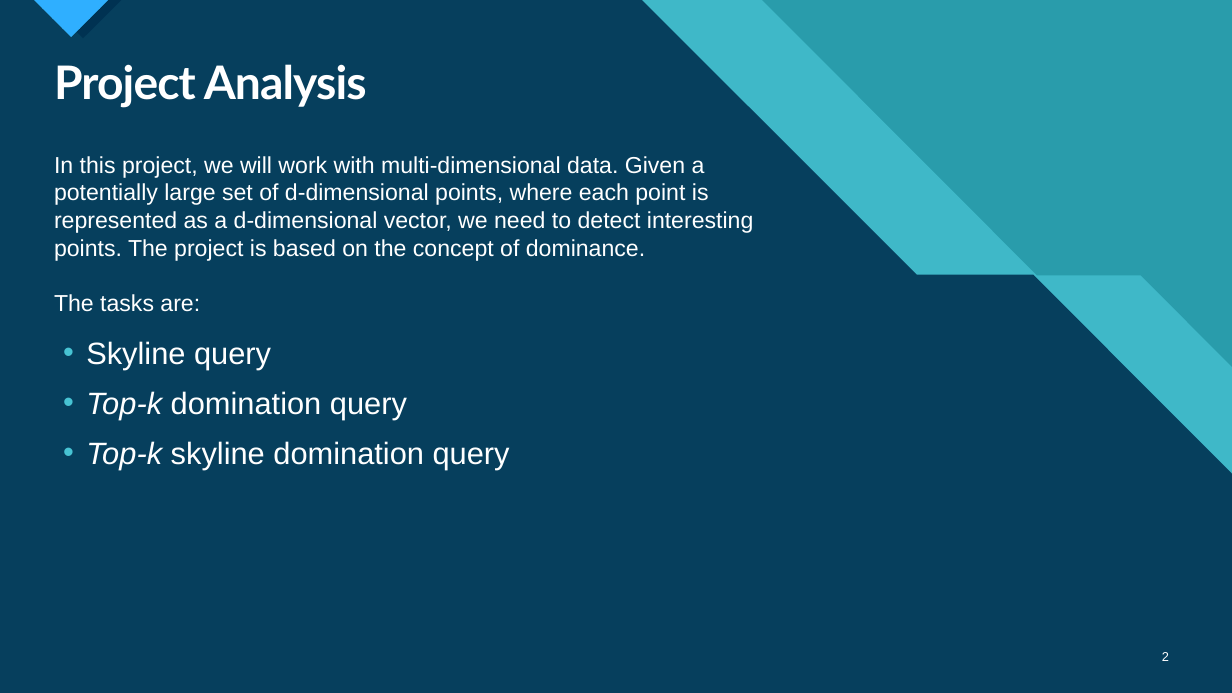
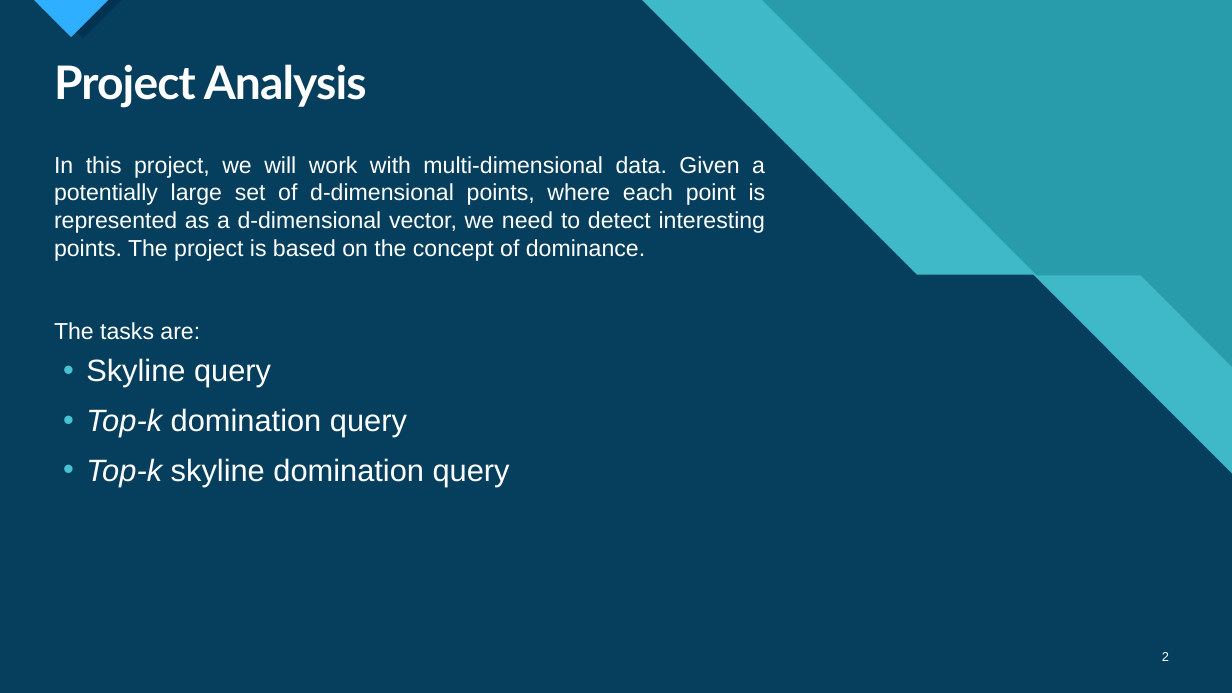
Before and after one commit to MnAppsNet/DominanceQueries, a slide deck: slide 2 of reports/report_presentation.pptx. Drawn at 1232x693 pixels with LibreOffice and Linux fonts; fonts in the diff are those of the drawing; background and template pictures are left out; a plain dark background stands for a picture behind light text. Boxes give left, top, right and bottom in pixels: in the first picture for what was removed or moved away, otherwise in the second. Text is boxed around its words. In the diff, an @@ line names an element or a change of style, - is before the commit and + after.

```diff
--- a/reports/report_presentation.pptx
+++ b/reports/report_presentation.pptx
@@ text "In this project, we will ..." at [54,156,766,340]: alignment left to justified @@
@@ text "Skyline query": place and size @@
-text "Skyline query" at [86,341,510,469]
+text "Skyline query" at [86,358,510,487]
```
Also in this commit, not shown: 3 other slides changed, 7 slides added, 7 slides removed.
